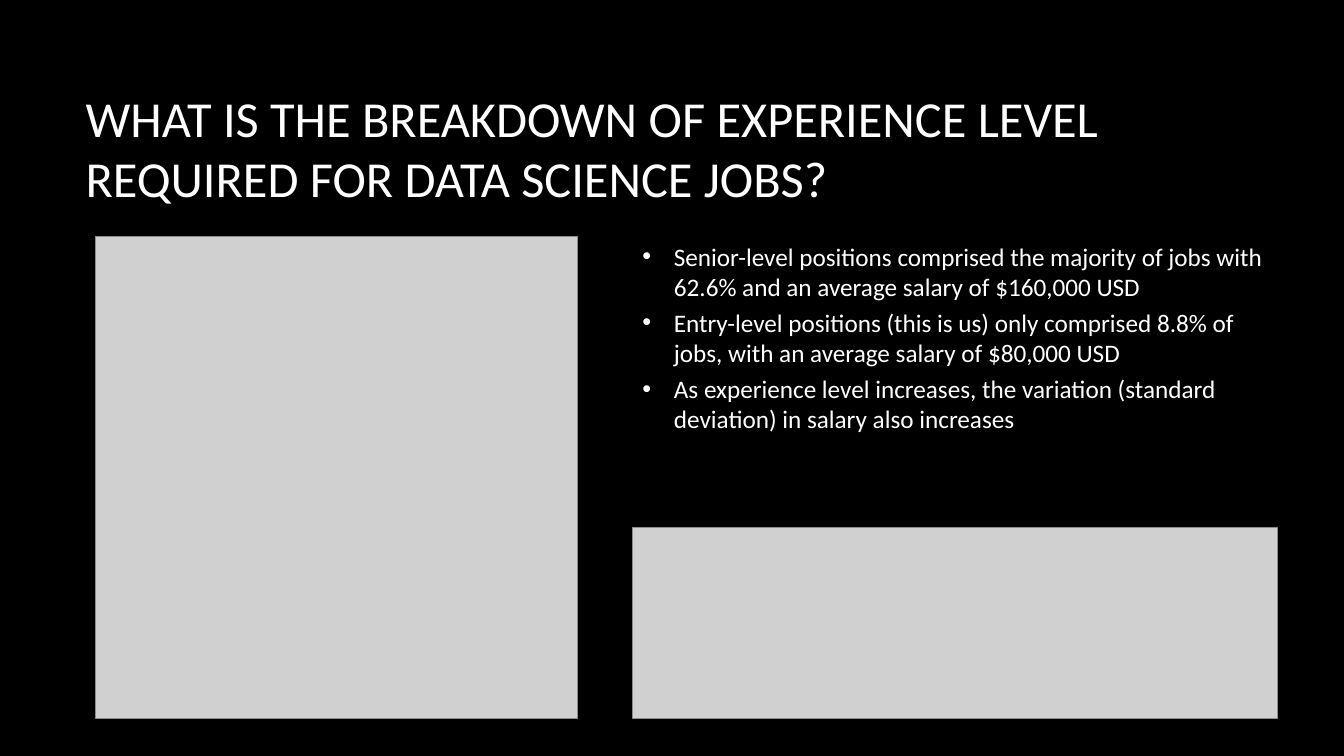
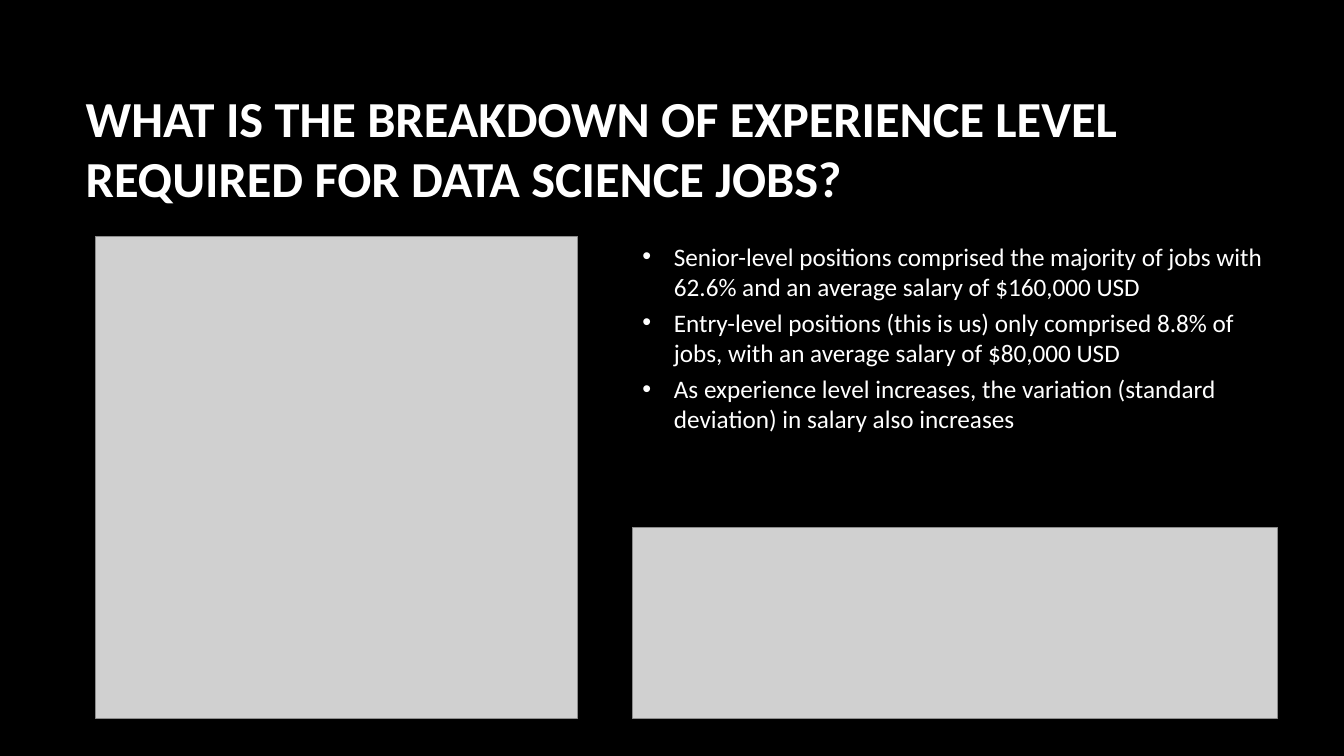
Before and after one commit to lathamlm/project-01, a slide deck: slide 6 of project_01_presentation.pptx (slide 5 before the commit). Drawn at 1344x756 pixels with LibreOffice and Linux fonts; fonts in the diff are those of the drawing; grey boxes stand for pictures; background and template pictures are left out. Boxes give left, top, right and bottom in pixels: in the first picture for what was removed or moved away, otherwise in the second. Text is boxed around its words. In the diff, an @@ line names an element or a change of style, - is before the commit and + after.

```diff
--- a/project_01_presentation.pptx
+++ b/project_01_presentation.pptx
@@ title "WHAT IS THE BREAKDOWN OF ..." at [86,104,1116,204]: bold on @@
```
Also in this commit, not shown: 7 other slides changed, 3 slides added, 1 slide removed, 3 other files.
